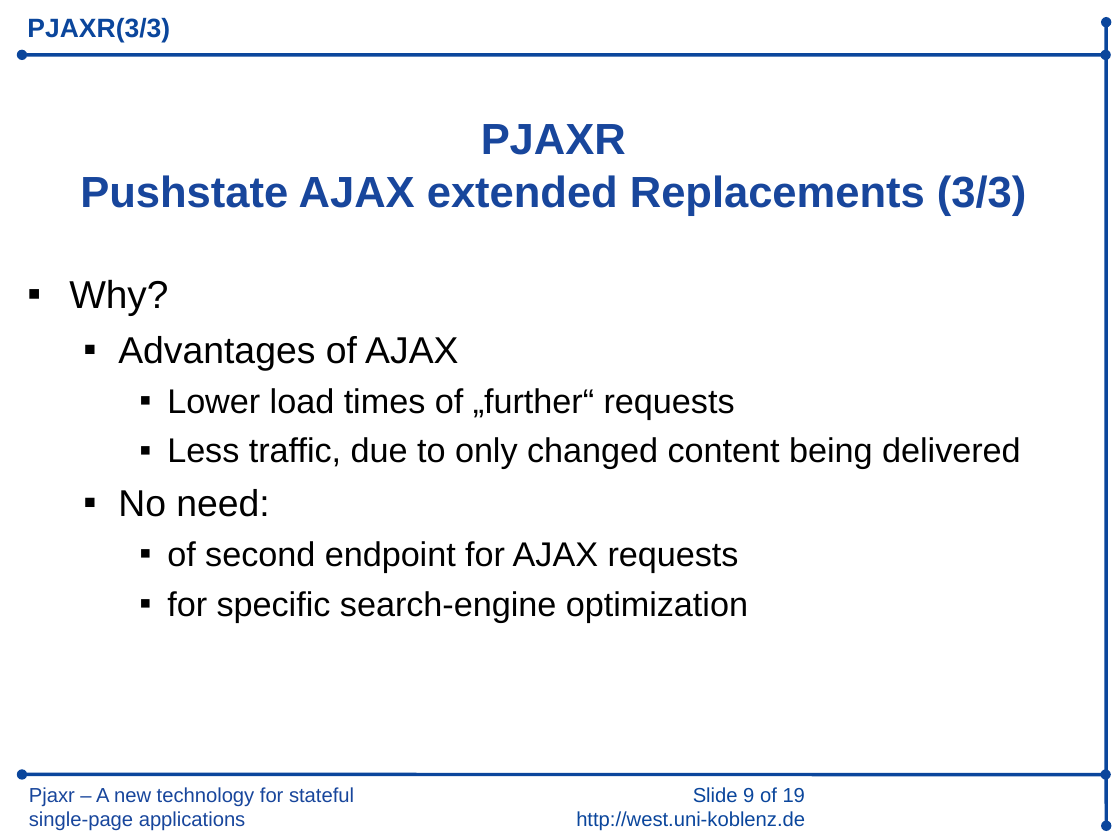
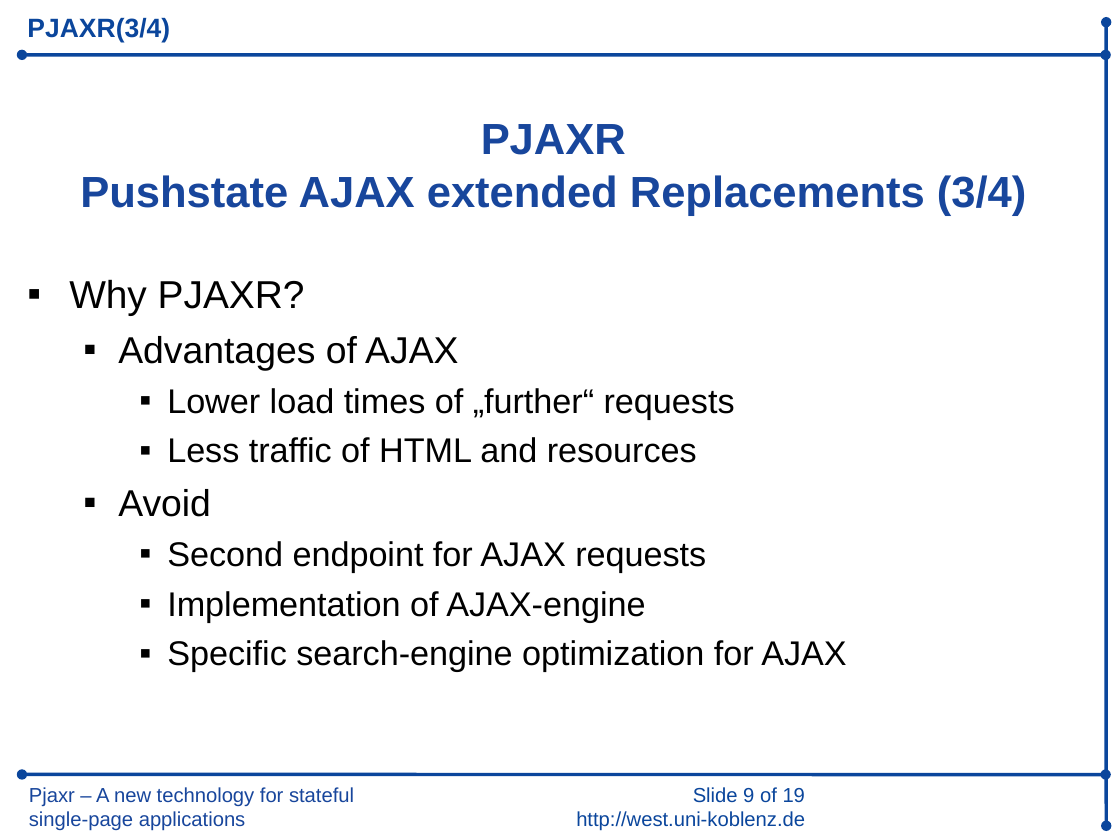
Before and after one commit to iekadou/bachelor-thesis, a slide deck: slide 9 of colloquium/colloquium.ppt. Drawn at 1120x840 pixels with LibreOffice and Linux fonts; fonts in the diff are those of the drawing; background and template pictures are left out. Boxes give left, top, right and bottom in pixels: in the first picture for what was removed or moved away, otherwise in the second. Text is boxed around its words. In the diff, an @@ line names an element or a change of style, - is before the commit and + after.

```diff
--- a/colloquium/colloquium.ppt
+++ b/colloquium/colloquium.ppt
@@ title at (27,17,170,43): text changed @@
-PJAXR(3/3)
+PJAXR(3/4)
@@ text at (80,175,1026,216): text changed @@
-Pushstate AJAX extended Replacements (3/3)
+Pushstate AJAX extended Replacements (3/4)
@@ text at (69,279,305,315): text changed @@
-▪ Why?
+▪ Why PJAXR?
@@ text at (118,437,846,672): text changed @@
-    ▪ Less traffic, due to only changed content being delivered
-  ▪ No need:
-    ▪ of second endpoint for AJAX requests
-    ▪ for specific search-engine optimization
+    ▪ Less traffic of HTML and resources
+  ▪ Avoid
+    ▪ Second endpoint for AJAX requests
+    ▪ Implementation of AJAX-engine
+    ▪ Specific search-engine optimization for AJAX
```
Also in this commit, not shown: 13 other slides changed, 3 slides added, 1 slide removed, 2 other files.
